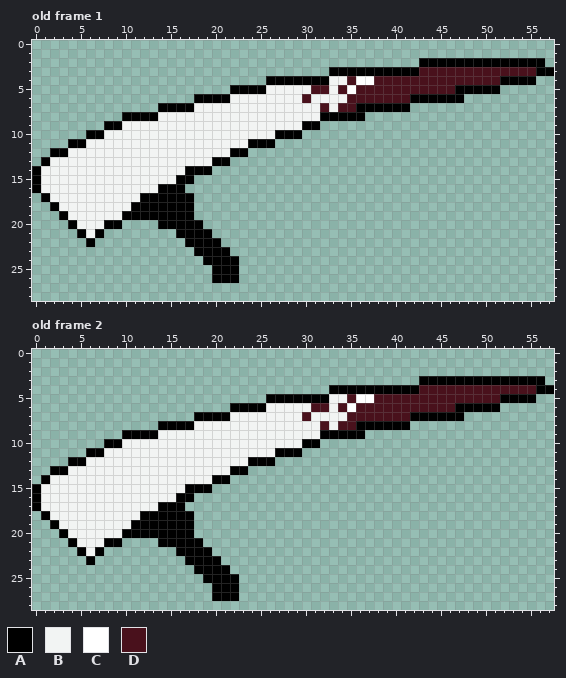
A pixel-art file gets an edit: art/sc.ase. Above, as it was before the edit.
58x29 pixels, 4 frames. Shown: old frame 1, old frame 2. The commit also changed other frames, which this record leaves out.
Palette (. is transparent): A #000000  B #f2f4f3  C #ffffff  D #49111c
Pixels before, old frame 1, first column x 0:
 2 ...........................................AAAAAAAAAAAAAA.
 3 .................................AAAAAAAAAADDDDDDDDDDDDDAA
 4 ..........................AAAAAAABBDCCDDDDDDDDDDDDDDAAAA..
 5 ......................AAAABBBBBDDBDCDDDDDDDDDDDAAAAA......
 6 ..................AAAABBBBBBBBDBBBBDDDDDDDAAAAAA..........
 7 ..............AAAABBBBBBBBBBBBBBDBDDAAAAAA................
 8 ..........AAAABBBBBBBBBBBBBBBBBBAAAAA.....................
 9 ........AABBBBBBBBBBBBBBBBBBBBAA..........................
10 ......AABBBBBBBBBBBBBBBBBBBAAA............................
11 ....AABBBBBBBBBBBBBBBBBBAAA...............................
12 ..AABBBBBBBBBBBBBBBBBBAA..................................
13 .ABBBBBBBBBBBBBBBBBBAA....................................
14 ABBBBBBBBBBBBBBBBAAA......................................
15 ABBBBBBBBBBBBBBBAA........................................
16 ABBBBBBBBBBBBBAAA.........................................
17 .ABBBBBBBBBBAAAAAA........................................
18 ..ABBBBBBBBAAAAAAA........................................
19 ...ABBBBBBAAAAAAAA........................................
20 ....ABBBAA....AAAAA.......................................
21 .....ABA........AAAA......................................
22 ......A..........AAAA.....................................
23 ..................AAAA....................................
24 ...................AAAA...................................
25 ....................AAA...................................
26 ....................AAA...................................
Pixels before, old frame 2, first column x 0:
 3 ...........................................AAAAAAAAAAAAAA.
 4 .................................AAAAAAAAAADDDDDDDDDDDDDAA
 5 ..........................AAAAAAABBDCCDDDDDDDDDDDDDDAAAA..
 6 ......................AAAABBBBBDDBDCDDDDDDDDDDDAAAAA......
 7 ..................AAAABBBBBBBBDBBBBDDDDDDDAAAAAA..........
 8 ..............AAAABBBBBBBBBBBBBBDBDDAAAAAA................
 9 ..........AAAABBBBBBBBBBBBBBBBBBAAAAA.....................
10 ........AABBBBBBBBBBBBBBBBBBBBAA..........................
11 ......AABBBBBBBBBBBBBBBBBBBAAA............................
12 ....AABBBBBBBBBBBBBBBBBBAAA...............................
13 ..AABBBBBBBBBBBBBBBBBBAA..................................
14 .ABBBBBBBBBBBBBBBBBBAA....................................
15 ABBBBBBBBBBBBBBBBAAA......................................
16 ABBBBBBBBBBBBBBBAA........................................
17 ABBBBBBBBBBBBBAAA.........................................
18 .ABBBBBBBBBBAAAAAA........................................
19 ..ABBBBBBBBAAAAAAA........................................
20 ...ABBBBBBAAAAAAAA........................................
21 ....ABBBAA....AAAAA.......................................
22 .....ABA........AAAA......................................
23 ......A..........AAAA.....................................
24 ..................AAAA....................................
25 ...................AAAA...................................
26 ....................AAA...................................
27 ....................AAA...................................
After:
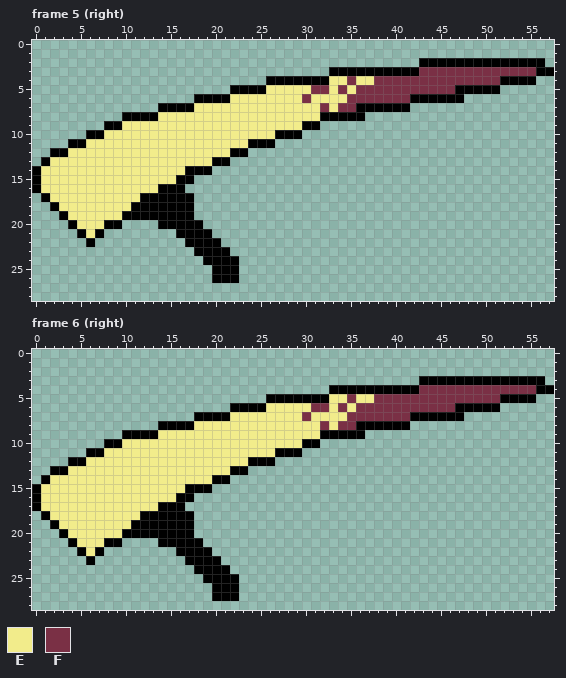
Colours new in this view: E #f2ec8b  F #7a3045
A new or re-ordered frame is compared with the old frame closest to it.
Difference:
frames 4 -> 8
Changed rows in their new state; - is an unchanged pixel.
Frame 5 (right) is new; against old frame 1:
first column x 1:
 3 ------------------------------------------FFFFFFFFFFFFF
 4 --------------------------------EEFEEFFFFFFFFFFFFFF----
 5 -------------------------EEEEEFFEFEFFFFFFFFFFF---------
 6 ---------------------EEEEEEEEFEEEEFFFFFFF--------------
 7 -----------------EEEEEEEEEEEEEEFEFF--------------------
 8 -------------EEEEEEEEEEEEEEEEEE------------------------
 9 ---------EEEEEEEEEEEEEEEEEEEE--------------------------
10 -------EEEEEEEEEEEEEEEEEEE-----------------------------
11 -----EEEEEEEEEEEEEEEEEE--------------------------------
12 ---EEEEEEEEEEEEEEEEEE----------------------------------
13 -EEEEEEEEEEEEEEEEEE------------------------------------
14 EEEEEEEEEEEEEEEE---------------------------------------
15 EEEEEEEEEEEEEEE----------------------------------------
16 EEEEEEEEEEEEE------------------------------------------
17 -EEEEEEEEEE--------------------------------------------
18 --EEEEEEEE---------------------------------------------
19 ---EEEEEE----------------------------------------------
20 ----EEE------------------------------------------------
21 -----E-------------------------------------------------
Frame 6 (right) is new; against old frame 2:
first column x 1:
 4 ------------------------------------------FFFFFFFFFFFFF
 5 --------------------------------EEFEEFFFFFFFFFFFFFF----
 6 -------------------------EEEEEFFEFEFFFFFFFFFFF---------
 7 ---------------------EEEEEEEEFEEEEFFFFFFF--------------
 8 -----------------EEEEEEEEEEEEEEFEFF--------------------
 9 -------------EEEEEEEEEEEEEEEEEE------------------------
10 ---------EEEEEEEEEEEEEEEEEEEE--------------------------
11 -------EEEEEEEEEEEEEEEEEEE-----------------------------
12 -----EEEEEEEEEEEEEEEEEE--------------------------------
13 ---EEEEEEEEEEEEEEEEEE----------------------------------
14 -EEEEEEEEEEEEEEEEEE------------------------------------
15 EEEEEEEEEEEEEEEE---------------------------------------
16 EEEEEEEEEEEEEEE----------------------------------------
17 EEEEEEEEEEEEE------------------------------------------
18 -EEEEEEEEEE--------------------------------------------
19 --EEEEEEEE---------------------------------------------
20 ---EEEEEE----------------------------------------------
21 ----EEE------------------------------------------------
22 -----E-------------------------------------------------
Where, in picture pixels (left, top, right, bottom), the same in both pictures:
changed: (41, 67, 536, 238)
changed: (41, 385, 536, 556)
